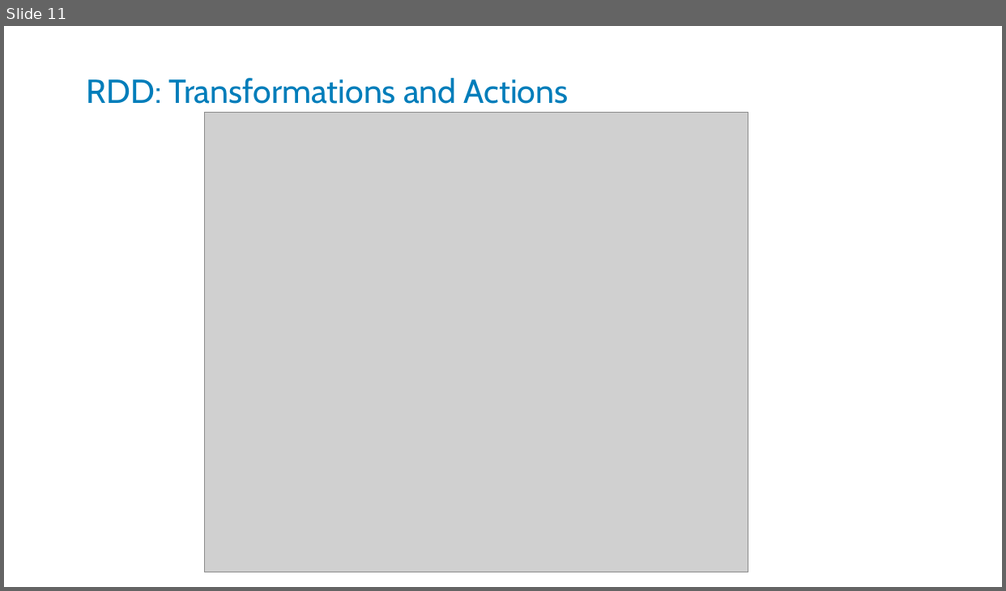
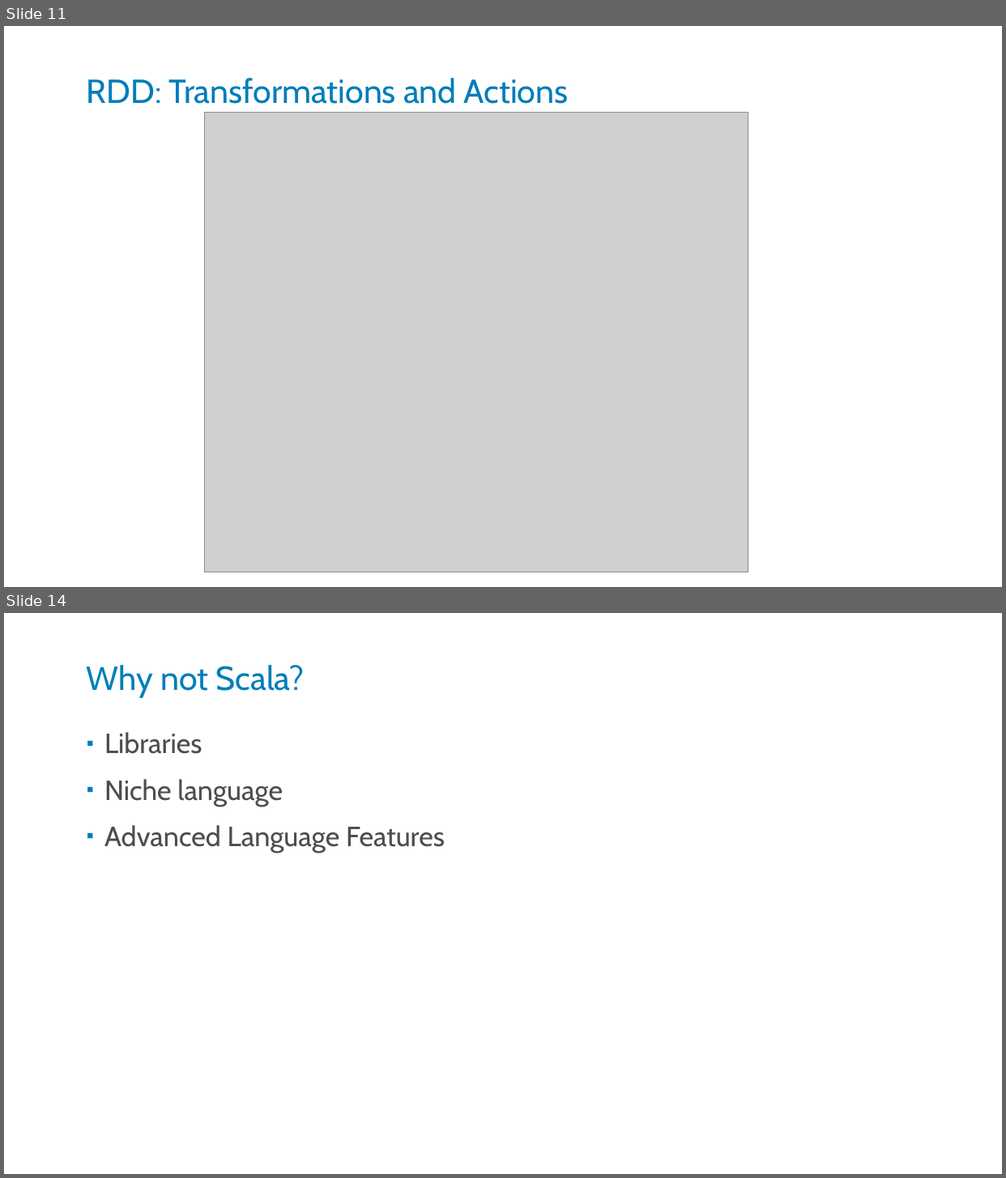
Before and after one commit to kstanaszek/SparkAndScalaInTandem, a slide deck: src/main/resources/slides.pptx. Shown one above the other, each under a label of ours: slide 11 before the commit, slides 11 and 14 after it; the slides between them are not shown. The pictures are 1006x591 and 1006x1178 pixels, drawn with LibreOffice and Linux fonts; fonts in the diff are those of the drawing; grey boxes stand for pictures. Boxes give left, top, right and bottom in pixels: in the first picture for what was removed or moved away, otherwise in the second. Text is boxed around its words. In the diff, an @@ line names an element or a change of style, - is before the commit and + after.

```diff
--- a/src/main/resources/slides.pptx
+++ b/src/main/resources/slides.pptx
@@ slide 14 added at <box>4,613,1002,1174</box>, background #FFFFFF @@
@@ title added at <box>87,665,305,698</box>, 24 pt, text #007DBA @@
+Why not Scala?
@@ text added at <box>104,732,445,854</box>, 20 pt, text #4D4D4D @@
+▪ Libraries
+▪ Niche language
+▪ Advanced Language Features
```
Also in this commit, not shown: 4 other slides added, 3 slides removed.
